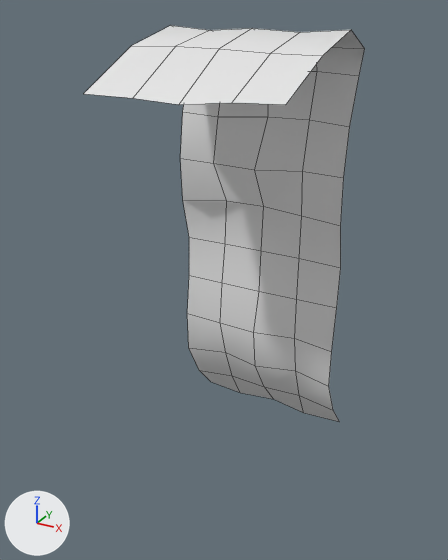
The FBX model Assets/ReSurvivor2/Blender/S7U_EarthBank_1m_LOD1/S7U_EarthBank_1m_LOD1.fbx: old version first, new version second.
Rendered twice from a camera (50 mm lens) standing at (1.48, -3.3, 2.49) and looking at (-0.05, -0.51, 1.1). Lighting does not change. The marker at lower left points along +X, +Y and +Z. The first picture is the older version. Mesh edges are drawn as thin lines. Materials are left out; every surface is plain grey. Where no turn or scale is listed for an object, it has been applied to the vertices.

In view in the first picture: 'S7U_EarthBank_1m_LOD1'.
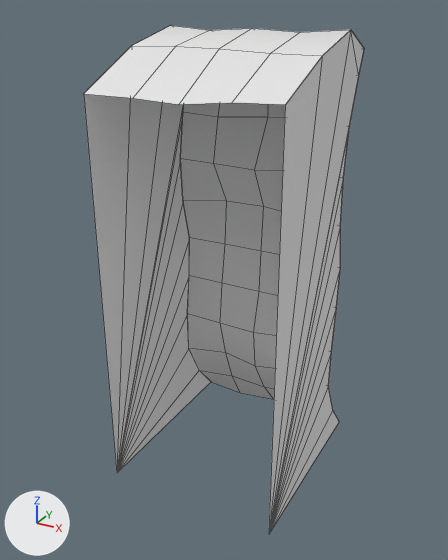
Location of each change, (x1, y1, x2, y2) in pixels of the pictures (448 x 560 px):
'S7U_EarthBank_1m_LOD1', reshaped (28% taller)
    before: (84, 26, 365, 422)
    after: (84, 26, 365, 533)
part 1 of me_s7u_earthbank_1m_lod1_mesh, added
    after: (84, 94, 211, 472)
part 2 of me_s7u_earthbank_1m_lod1_mesh, added
    after: (269, 30, 364, 533)

Diff of the bpy script that builds the scene:
```diff
--- a/Assets/ReSurvivor2/Blender/S7U_EarthBank_1m_LOD1/S7U_EarthBank_1m_LOD1.fbx.py
+++ b/Assets/ReSurvivor2/Blender/S7U_EarthBank_1m_LOD1/S7U_EarthBank_1m_LOD1.fbx.py
@@ me_s7u_earthbank_1m_lod1_mesh @@
 # used by ob_s7u_earthbank_1m_lod1; location = (0.0, 0.0, 0.0)
-me_s7u_earthbank_1m_lod1_mesh.from_pydata(...)  # 70 vertices, 52 faces; spans x -0.5..0.5, y -1.03..0.13, z -0.07..2.4
+me_s7u_earthbank_1m_lod1_mesh.from_pydata(...)  # 100 vertices, 78 faces; spans x -0.5..0.5, y -1.03..0.13, z -0.07..2.4
+# me_s7u_earthbank_1m_lod1_mesh part 1: a new loose piece of 15 vertices spanning x -0.5, y -1.03..0.1, z -0.06..2.4
+# me_s7u_earthbank_1m_lod1_mesh part 2: a new loose piece of 15 vertices spanning x 0.5, y -1.02..0.1, z -0.06..2.4
```
